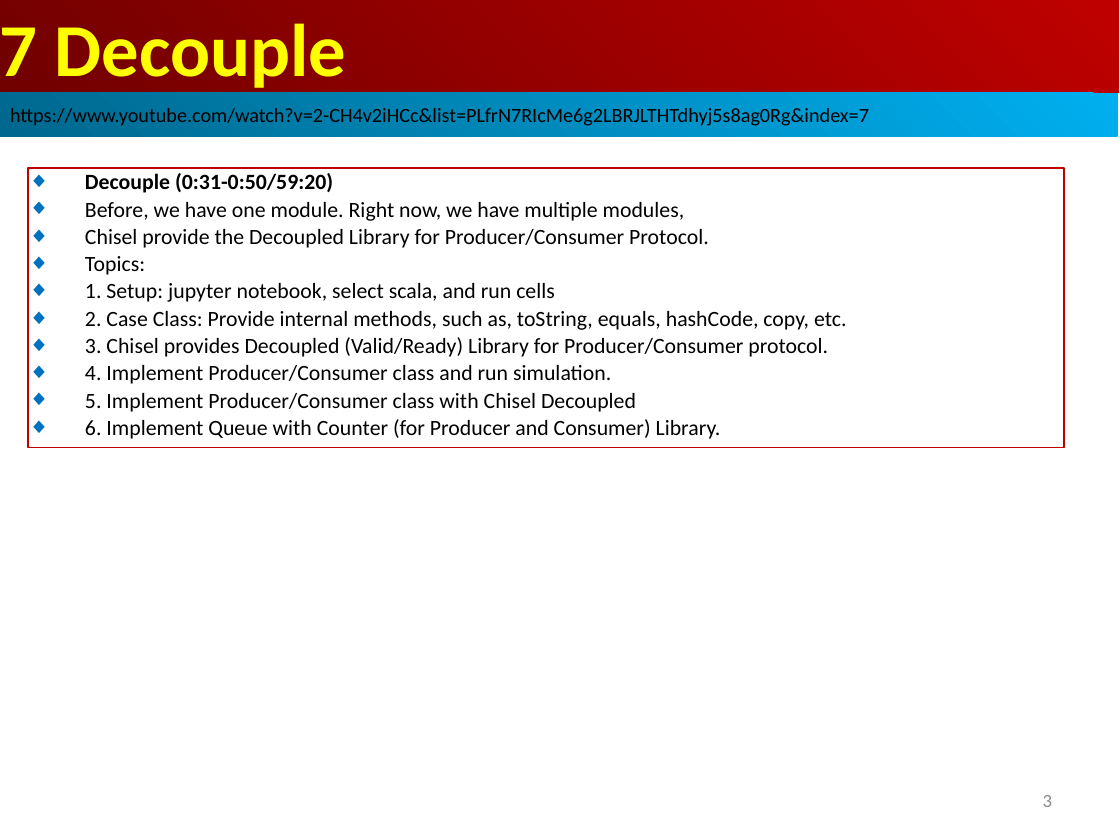
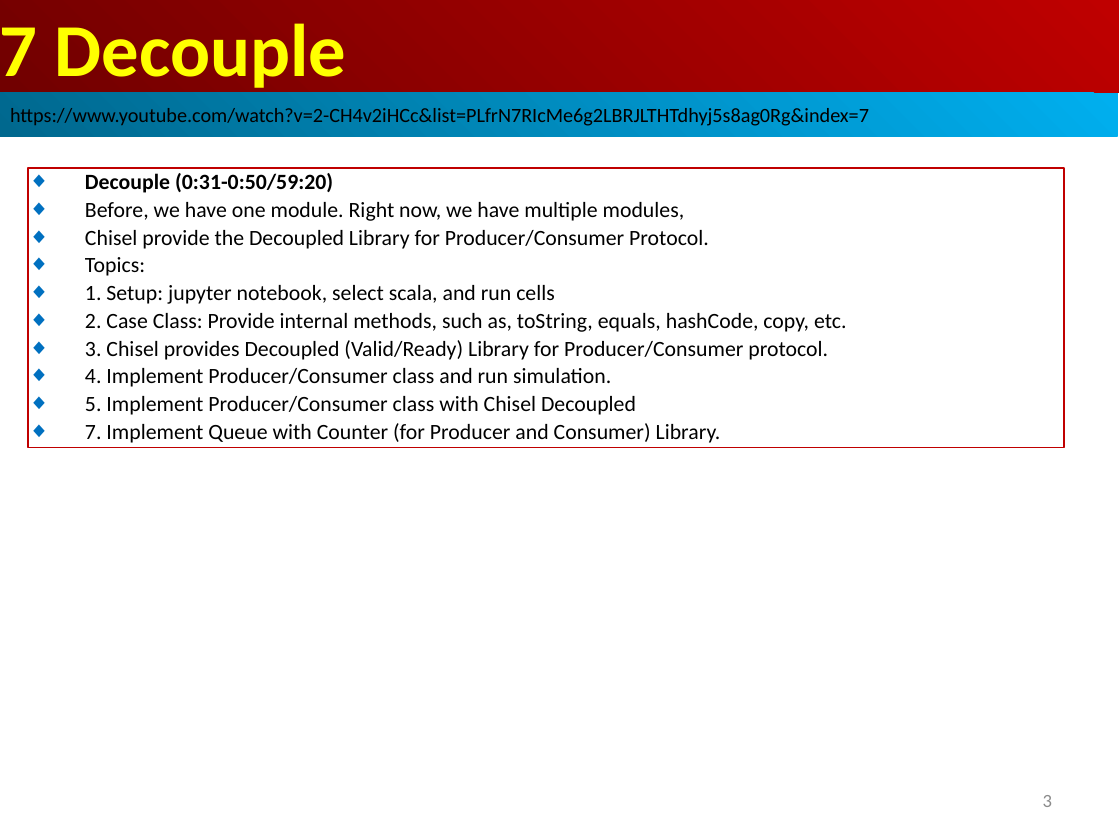
Before and after one commit to peterhchen/AIU_CS800_Chisel, a slide deck: slide 3 of 500_UCSC_HWD/007_Decoup/000_Video/007.Decoup.ppt. Drawn at 1120x840 pixels with LibreOffice and Linux fonts; fonts in the diff are those of the drawing. Boxes give left, top, right and bottom in pixels: in the first picture for what was removed or moved away, otherwise in the second. Text is boxed around its words. In the diff, an @@ line names an element or a change of style, - is before the commit and + after.

```diff
--- a/500_UCSC_HWD/007_Decoup/000_Video/007.Decoup.ppt
+++ b/500_UCSC_HWD/007_Decoup/000_Video/007.Decoup.ppt
@@ text in rectangle at <box>85,423,721,443</box>: text changed @@
-◆ 6. Implement Queue with Counter (for Producer and Consumer) Library.
+◆ 7. Implement Queue with Counter (for Producer and Consumer) Library.
```
Also in this commit, not shown: 45 other slides changed.
